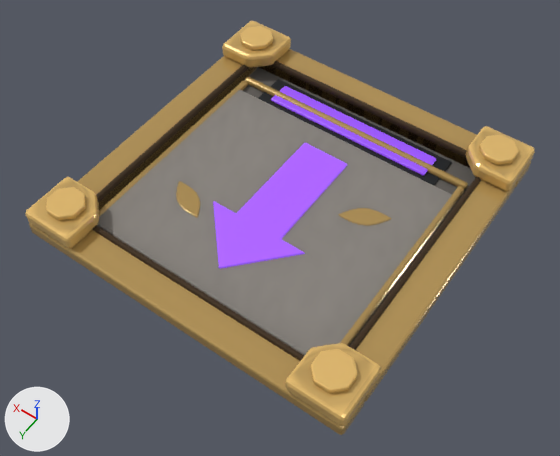
Renders of the glTF model assets/models/board_spring_2.glb from each side of a commit.
The view is the same before and after, from a 50 mm camera at (-0.797, 1.156, 1.67) aimed at (-0.032, 0.085, -0.013). The axes (+X, +Y, +Z) are drawn at lower left. The lights are the same throughout. The first picture is the older version. Where no turn or scale is listed for an object, it has been applied to the vertices. Vertices at exactly the same position are counted once.

Names of what the first picture shows: 'Arrow', 'Bed', 'Bolt0', 'Bolt1', 'Bolt3', 'Glow', 'Gold0', 'Gold1', 'Gold2', 'Gold3', 'GoldLine1', 'GoldLine2', 'Leaf0', 'Leaf1', 'Plate', 'PlateEdge3' and 10 more.
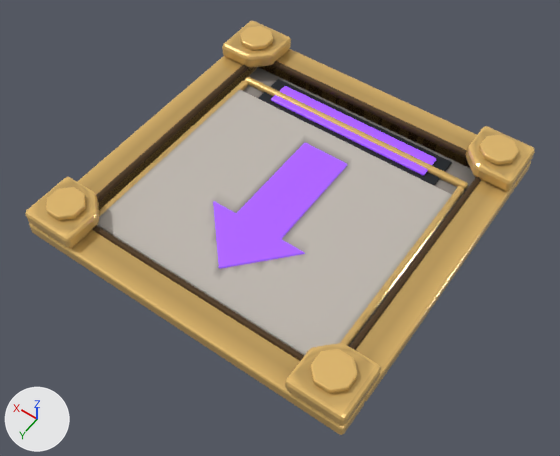
The change in detail:
me_bed has 2722 vertices, 5440 faces and spans x -0.4..0.4, y -0.4..0.4, z 0.0..0.009.
me_bed is used by ob_bed; location (0.0, 0.0, 0.0).
me_bed part 1: 1860 of 2722 vertices moved; they spanned x -0.371..0.371, y -0.371..0.371, z 0.0..0.009 and now span x -0.371..0.371, y -0.371..0.371, z 0.0..0.009; mean shift (0.0, 0.0, 0.0); largest move (-0.371, -0.371, 0.009) -> (0.371, 0.371, 0.009).
me_bed part 2: 4737 kept faces spanning x -0.4..0.4, y -0.4..0.4, z 0.0..0.009 get new vertex colours; the middle colour goes from grey #adadad to white #ffffff.
me_glow has 234 vertices, 464 faces and spans x -0.27..0.27, y -0.364..-0.286, z 0.015..0.025.
me_glow is used by ob_glow; location (0.0, 0.0, 0.0).
me_glow part 3: 311 kept faces spanning x -0.27..0.27, y -0.364..-0.286, z 0.015..0.025 get new vertex colours; the middle colour goes from light grey #d4d4d4 to white #f8f8f8.
me_gold0 has 502 vertices, 1000 faces and spans x -0.5..0.5, y 0.4..0.5, z 0.0..0.045.
me_gold0 is used by ob_gold0; location (0.0, 0.0, 0.0).
me_gold0 part 4: 1000 kept faces spanning x -0.5..0.5, y 0.4..0.5, z 0.0..0.045 get new vertex colours.
me_gold1 has 502 vertices, 1000 faces and spans x -0.5..0.5, y -0.5..-0.4, z 0.0..0.045.
me_gold1 is used by ob_gold1; location (0.0, 0.0, 0.0).
me_gold1 part 5: 1000 kept faces spanning x -0.5..0.5, y -0.5..-0.4, z 0.0..0.045 get new vertex colours.
me_gold2 has 502 vertices, 1000 faces and spans x 0.4..0.5, y -0.4..0.4, z 0.0..0.045.
me_gold2 is used by ob_gold2; location (0.0, 0.0, 0.0).
me_gold2 part 6: 1000 kept faces spanning x 0.4..0.5, y -0.4..0.4, z 0.0..0.045 get new vertex colours.
me_gold3 has 502 vertices, 1000 faces and spans x -0.5..-0.4, y -0.4..0.4, z 0.0..0.045.
me_gold3 is used by ob_gold3; location (0.0, 0.0, 0.0).
me_gold3 part 7: 1000 kept faces spanning x -0.5..-0.4, y -0.4..0.4, z 0.0..0.045 get new vertex colours.
me_plate has 1538 vertices, 3072 faces and spans x -0.39..0.39, y 0.0..0.655, z 0.009..0.027.
me_plate is used by ob_plate; location (0.0, -0.267, 0.0).
me_plate part 8: 2797 kept faces spanning x -0.39..0.39, y 0.0..0.655, z 0.009..0.027 get new vertex colours; the middle colour goes from grey #b3b3b3 to white #ffffff.
me_plateedge3 has 336 vertices, 668 faces and spans x -0.39..-0.368, y -0.041..0.696, z 0.009..0.029.
me_plateedge3 is used by ob_plateedge3; location (0.0, -0.267, 0.0).
me_plateedge3 part 9: 568 kept faces spanning x -0.39..-0.368, y -0.041..0.696, z 0.009..0.029 get new vertex colours.
Object 'Leaf0' (ob_leaf0) is deleted.
Object 'Leaf1' (ob_leaf1) is deleted.

Location of each change, (x1, y1, x2, y2) in pixels of the pictures (560 x 456 px; the box of a moved part takes in the faces that stretch with it):
'Leaf0', deleted
    before: (338, 208, 391, 226)
'Leaf1', deleted
    before: (176, 181, 200, 218)
part 1 of me_bed, moved or reshaped (mostly hidden)
    both: (243, 72, 476, 346)
part 2 of me_bed, recoloured
    both: (244, 68, 471, 194)
part 3 of me_glow, recoloured
    both: (271, 86, 436, 175)
part 4 of me_gold0, recoloured
    both: (29, 223, 365, 435)
part 5 of me_gold1, recoloured
    both: (269, 49, 531, 189)
part 6 of me_gold2, recoloured
    both: (77, 56, 256, 209)
part 7 of me_gold3, recoloured
    both: (356, 180, 516, 401)
part 8 of me_plate, recoloured (grey to white)
    both: (97, 90, 452, 355)
part 9 of me_plateedge3, recoloured
    both: (340, 186, 464, 346)
